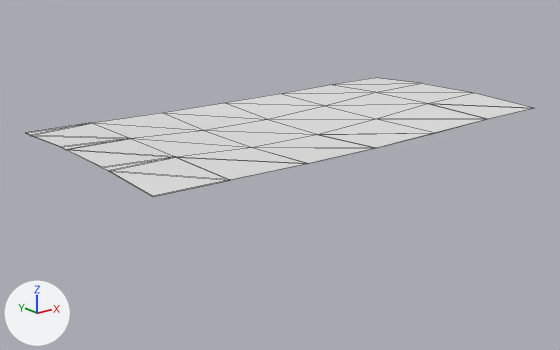
The OBJ model models/areas/thicket_risen/grass_-3_1.obj: old version first, new version second.
Rendered twice from a 50 mm lens placed at (-66.3, -47.6, 7.6), pointed at (-46.5, -22.9, -2.3). Lighting does not change. The marker at lower left points along +X, +Y and +Z. The picture after the commit comes second. Mesh edges are drawn as thin lines. Where no turn or scale is listed for an object, it has been applied to the vertices. Vertices at exactly the same position are counted once.

Script lines for the objects in view, before the commit:
```python
me_grass__3_1 = bpy.data.meshes.new('grass_-3_1')
me_grass__3_1.from_pydata(...)  # 64 vertices, 50 faces; spans x -55.5..-36.0, y -28.0..-18.0, z -0.2..0.2
ob_grass__3_1 = bpy.data.objects.new('grass_-3_1', me_grass__3_1)
ob_grass__3_1.location = (0.0, 0.0, 0.0)
```
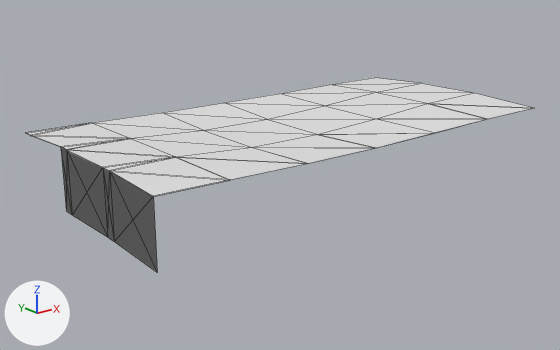
What differs and where, as boxes (x1, y1, x2, y2) in the pictures (560 x 350 px):
'grass_-3_1', reshaped (62% taller): before (26, 78, 533, 197); after (26, 78, 533, 272)
part 1 of me_grass__3_1, built on: before (33, 136, 229, 197); after (33, 136, 229, 272)

Patch to the scene script:
```diff
--- a/models/areas/thicket_risen/grass_-3_1.obj.py
+++ b/models/areas/thicket_risen/grass_-3_1.obj.py
@@ me_grass__3_1 @@
 # used by ob_grass__3_1; location = (0.0, 0.0, 0.0)
-me_grass__3_1.from_pydata(...)  # 64 vertices, 50 faces; spans x -55.5..-36.0, y -28.0..-18.0, z -0.2..0.2
+me_grass__3_1.from_pydata(...)  # 74 vertices, 66 faces; spans x -55.5..-36.0, y -28.0..-18.0, z -2.4..0.2
+# me_grass__3_1 part 1
+# 5 faces are deleted
+# 10 vertices are added at x -55.5, y -28.0..-21.3, z -2.4..0.2
+# 21 new faces join them
```
